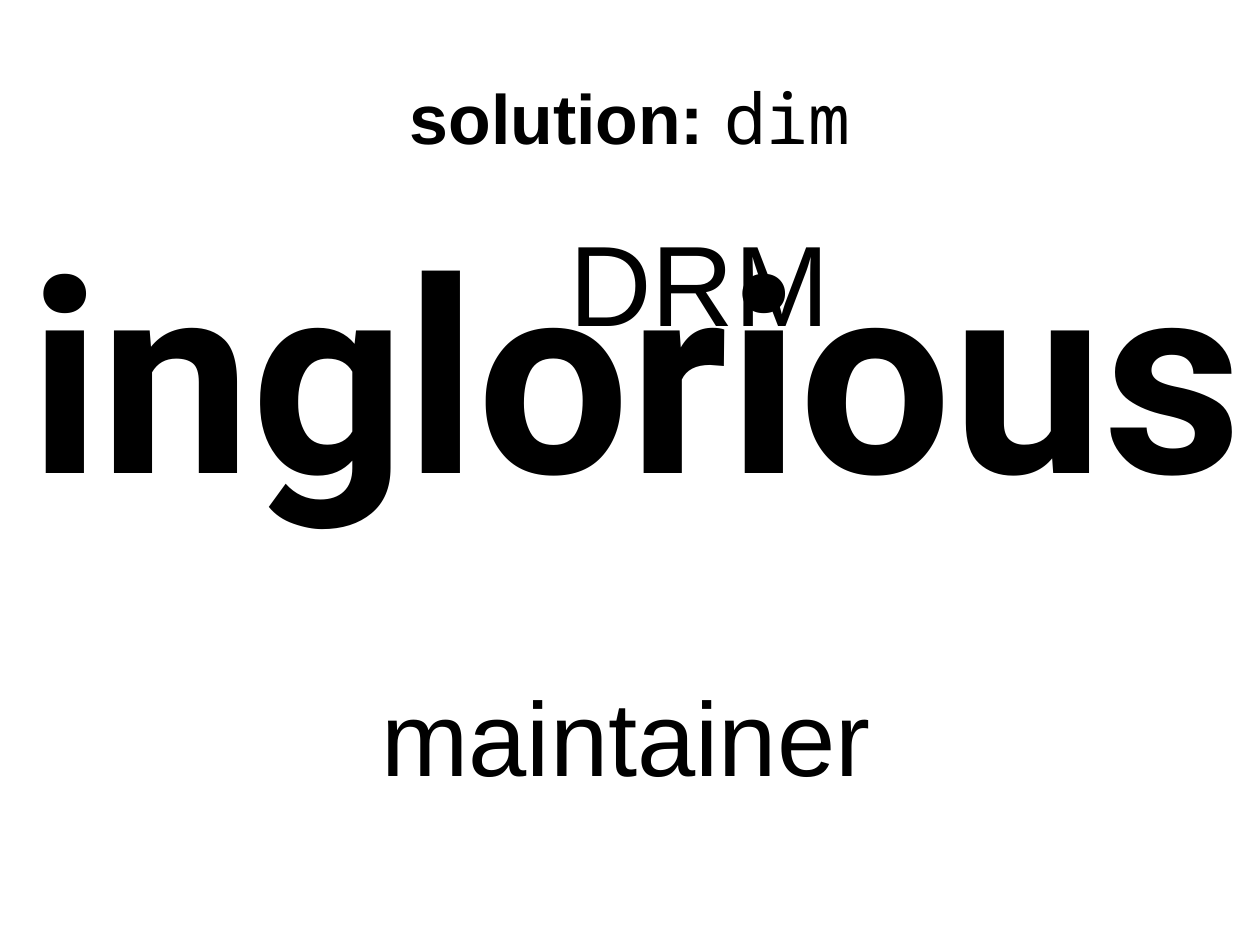
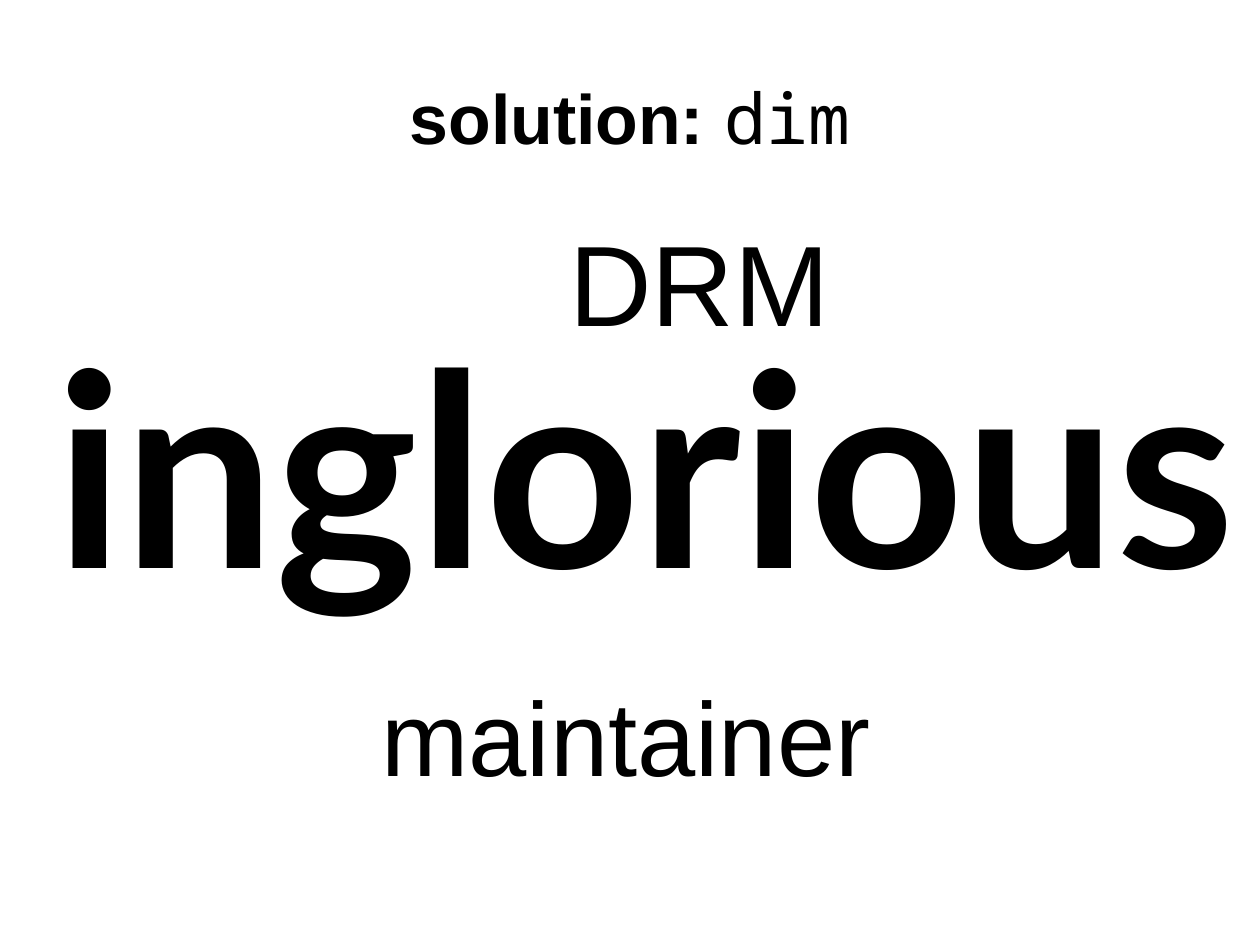
Before and after one commit to danvet/danvet.github.io, a slide deck: slide 3 of slides/dim-tooling.odp. Drawn at 1260x945 pixels with LibreOffice and Linux fonts; fonts in the diff are those of the drawing. Boxes give left, top, right and bottom in pixels: in the first picture for what was removed or moved away, otherwise in the second. Text is boxed around its words. In the diff, an @@ line names an element or a change of style, - is before the commit and + after.

Commit message:
slides updates

```diff
--- a/slides/dim-tooling.odp
+++ b/slides/dim-tooling.odp
@@ text "inglorious" moved from (x1=29, y1=247, x2=1242, y2=529) to (x1=55, y1=367, x2=1235, y2=616) @@
@@ text "inglorious" at (x1=55, y1=367, x2=1235, y2=616): font Roboto to Lato @@
```
Also in this commit, not shown: 2 other files.
